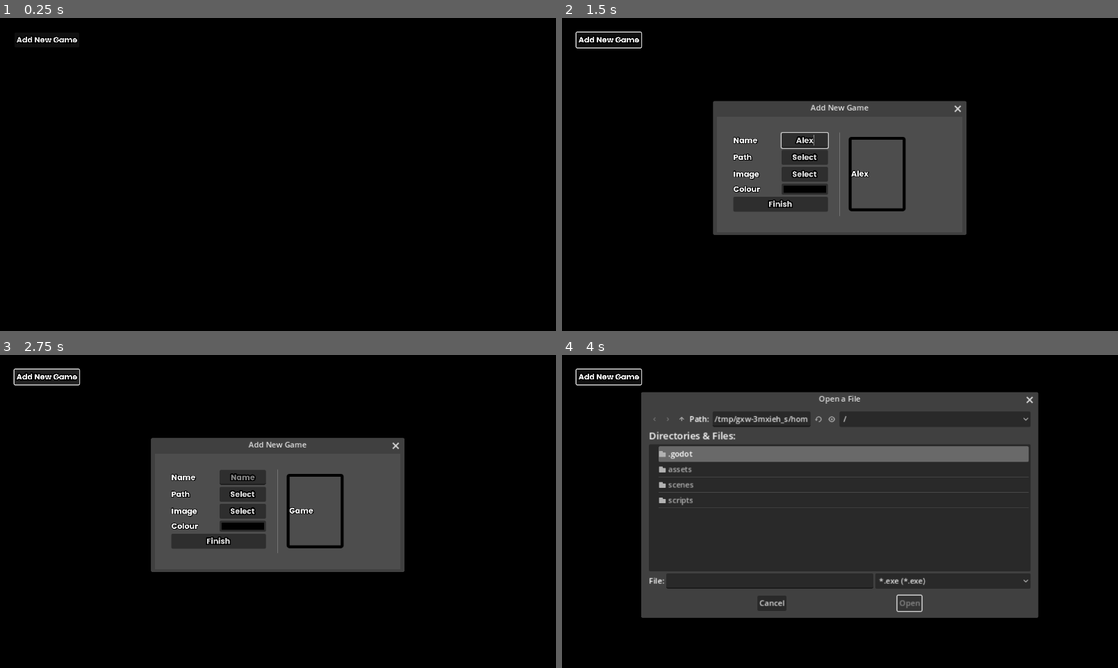
Above: before the commit, frames 1-4 (two rows, left to right).
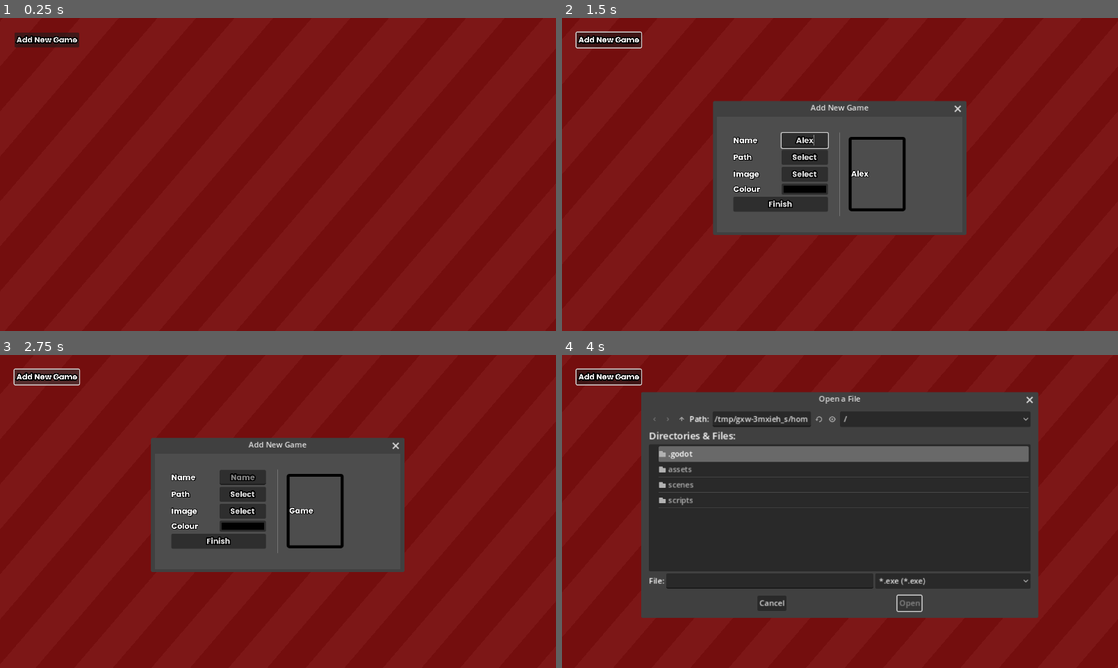
Above: after the commit, the same moments.

Repository: Shuflduf/Vapour
Game: Godot game, scene res://scenes/main.tscn
The game is run twice, just before and just after one commit, with the same random seed, the same clock (stepped at 60 frames per second) and the same inputs. The engine's default icon, where the game draws it, is replaced by a stand-in: a white triangle on a blue panel in a dark square.
Inputs (mouse positions are in pixels of both pictures, inside the frame that each line leads up to):
- Up to frame 1 (0.25 s): no input
- Up to frame 2 (1.5 s): click "Add New Game" at 0.5 s; click (806, 140) at 1.27 s; type "Alex" at 1.35 s
- Up to frame 3 (2.75 s): click "Add New Game" at 2 s
- Up to frame 4 (4 s): click (806, 477) at 2.77 s; type "Alex" at 2.85 s; click "Select" at 3.5 s

The runs differ from the first frame. In frame 1, 100% of the frame differs, in the area x 0-100%, y 0-100%; in frame 2, 80%; in frame 3, 80%; in frame 4, 48%.
Error in both runs: Attempt to call function 'get_position' in base 'null instance' on a null instance. (res://scripts/main.gd:54)

Commit message:
nice scroll

Diff:
--- /dev/null
+++ b/scenes/main.gdshader
@@ -0,0 +1,18 @@
+shader_type canvas_item;
+
+uniform vec4 color_gap: source_color = vec4(0.25);
+uniform vec4 color_stripe: source_color = vec4(1.0, 0.75, 0.0, 1.0);
+uniform float divisions = 16.0; // increase for more stripe density
+uniform float stripe_bias = 2.0; // 1.0 means no stripes; 2.0 means stripes and gaps are equal size
+uniform float speed = 0.03;
+uniform float angle = 0.7854; // in radians
+
+
+void fragment() {
+    float w = cos(angle) * UV.x + sin(angle) * UV.y - speed * TIME;
+    if (floor(mod(w * divisions, stripe_bias)) < 0.0001) {
+        COLOR = color_gap;
+    } else {
+        COLOR = color_stripe;
+	}
+}
--- a/scenes/main.tscn
+++ b/scenes/main.tscn
@@ -1,13 +1,23 @@
-[gd_scene load_steps=11 format=3 uid="uid://drh8kouv1u8pj"]
+[gd_scene load_steps=13 format=3 uid="uid://drh8kouv1u8pj"]
 
 [ext_resource type="PackedScene" uid="uid://de7kka5kj7f7m" path="res://scenes/new_game.tscn" id="1_l6jh3"]
 [ext_resource type="PackedScene" uid="uid://bh20pin180h43" path="res://scenes/game.tscn" id="1_nhxs7"]
 [ext_resource type="Script" path="res://scripts/main.gd" id="1_vgx7c"]
 [ext_resource type="FontFile" uid="uid://cvbum3pxpeyyb" path="res://assets/fonts/Normal.ttf" id="3_k3vr8"]
 [ext_resource type="FontFile" uid="uid://dbubtktorjh3o" path="res://assets/fonts/Bold.ttf" id="5_a01n7"]
+[ext_resource type="Shader" path="res://scenes/main.gdshader" id="5_mxb8b"]
 [ext_resource type="FontFile" uid="uid://bwemj3xtr3rag" path="res://assets/fonts/Italic.ttf" id="6_lejgj"]
 [ext_resource type="FontFile" uid="uid://d2ti44ym20oc4" path="res://assets/fonts/BoldItalic.ttf" id="7_rbq7r"]
 [ext_resource type="FontFile" uid="uid://d1ldni5diqurm" path="res://assets/fonts/Mono.ttf" id="8_1ua1j"]
+
+[sub_resource type="ShaderMaterial" id="ShaderMaterial_p0kgc"]
+shader = ExtResource("5_mxb8b")
+shader_parameter/color_gap = Color(0.15, 0.15, 0.15, 0.6)
+shader_parameter/color_stripe = Color(0.09, 0.09, 0.09, 0.6)
+shader_parameter/divisions = 16.0
+shader_parameter/stripe_bias = 2.0
+shader_parameter/speed = 0.02
+shader_parameter/angle = 0.45
 
 [sub_resource type="StyleBoxFlat" id="StyleBoxFlat_405cj"]
 bg_color = Color(0, 0, 0, 0.658824)
@@ -76,6 +86,7 @@
 
 [node name="Panel" type="Panel" parent="."]
 z_index = -100
+material = SubResource("ShaderMaterial_p0kgc")
 layout_mode = 1
 anchors_preset = 15
 anchor_right = 1.0
@@ -87,7 +98,7 @@
 theme_override_styles/panel = SubResource("StyleBoxFlat_405cj")
 
 [node name="BackroundColour" type="Panel" parent="."]
-modulate = Color(0, 0, 0, 1)
+modulate = Color(1, 0, 0, 1)
 z_index = -102
 layout_mode = 1
 anchors_preset = 15
@@ -128,3 +139,4 @@
 selection_enabled = true
 
 [connection signal="pressed" from="Main/Buttons/VBoxContainer/NewGame" to="." method="_on_new_game_pressed"]
+[connection signal="meta_clicked" from="CurrentDescription" to="." method="_on_current_description_meta_clicked"]
--- a/scripts/main.gd
+++ b/scripts/main.gd
@@ -136,3 +136,7 @@
 func hovered(i: int):
 	set_description(i)
 	change_backround_colour(i)
+
+
+func _on_current_description_meta_clicked(meta: Variant) -> void:
+	OS.shell_open(str(meta))
